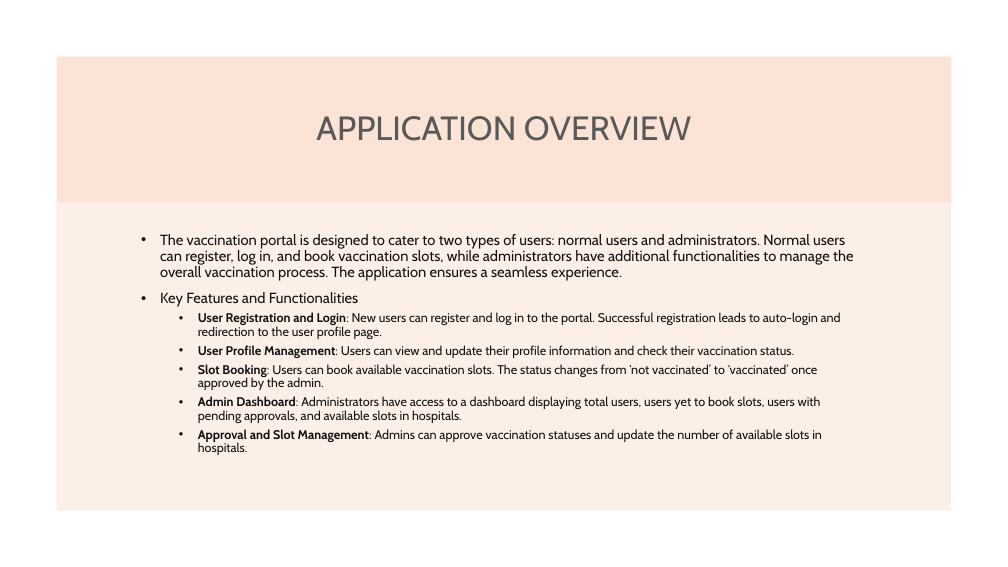
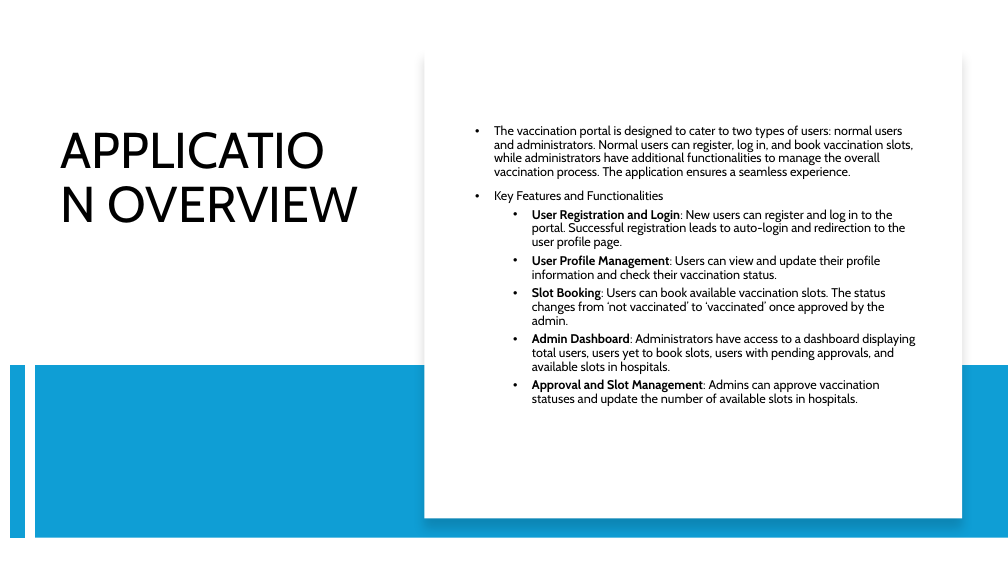
Before and after one commit to lookinfome/VaxTrack_v1.0.0, a slide deck: slide 4 of Vax Track V1 - Beta.pptx. Drawn at 1008x567 pixels with LibreOffice and Linux fonts; fonts in the diff are those of the drawing. Boxes give left, top, right and bottom in pixels: in the first picture for what was removed or moved away, otherwise in the second. Text is boxed around its words. In the diff, an @@ line names an element or a change of style, - is before the commit and + after.

```diff
--- a/Vax Track V1 - Beta.pptx
+++ b/Vax Track V1 - Beta.pptx
@@ rectangle removed at [57,57,951,202] @@
@@ rectangle added at [424,48,962,518], fill #FFFFFF @@
@@ title "APPLICATION OVERVIEW": place and size @@
-title "APPLICATION OVERVIEW" at [316,116,691,141]
+title "APPLICATION OVERVIEW" at [108,186,359,223]
@@ title "APPLICATION OVERVIEW" at [108,186,359,223]: size 32 to 48 pt, text colour #595959 to #000000; alignment centre to left; vertical alignment middle to top @@
@@ text "The vaccination portal is designed ...": place and size @@
-text "The vaccination portal is designed ..." at [160,234,853,455]
+text "The vaccination portal is designed ..." at [494,125,915,406]
@@ text "The vaccination portal is designed ..." at [494,125,915,406]: size 14 to 12 pt in "The vaccination portal is designed to cater ...", "Key Features and Functionalities"; text colour #111111 to #000000 @@
@@ rectangle removed at [57,202,952,510] @@
@@ line added from (17, 365) to (17, 538), #0F9ED5 14 pt @@
@@ rectangle added at [35,365,1008,538], fill #0F9ED5 @@
```
Also in this commit, not shown: 20 other slides changed.
